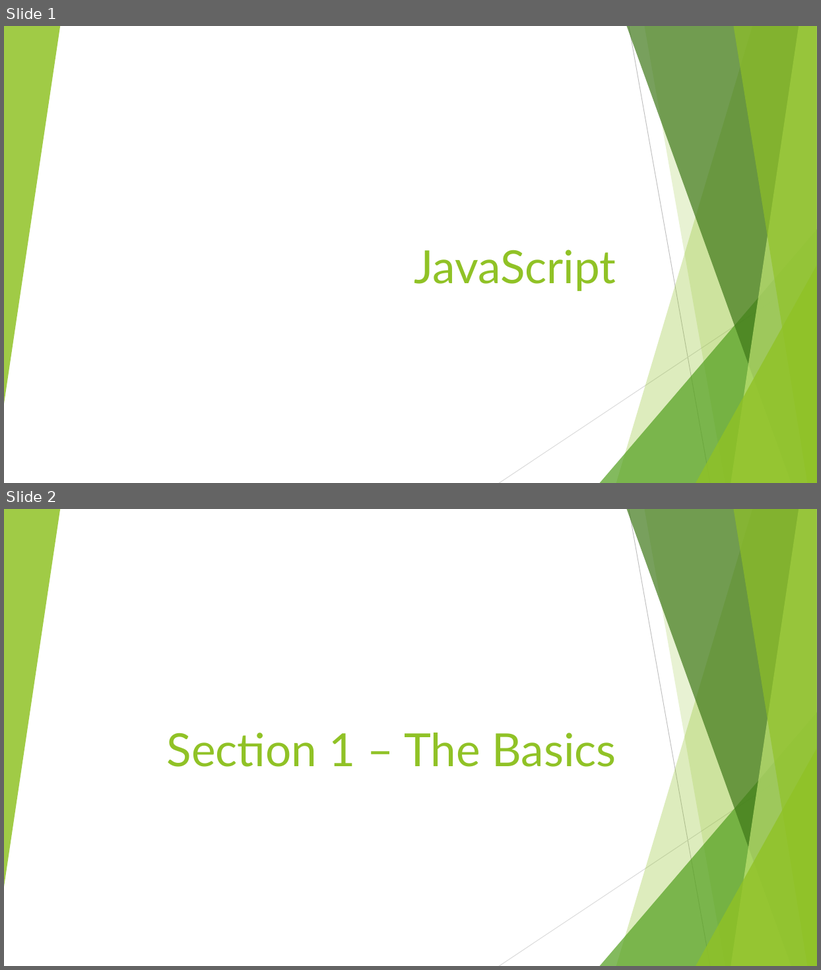
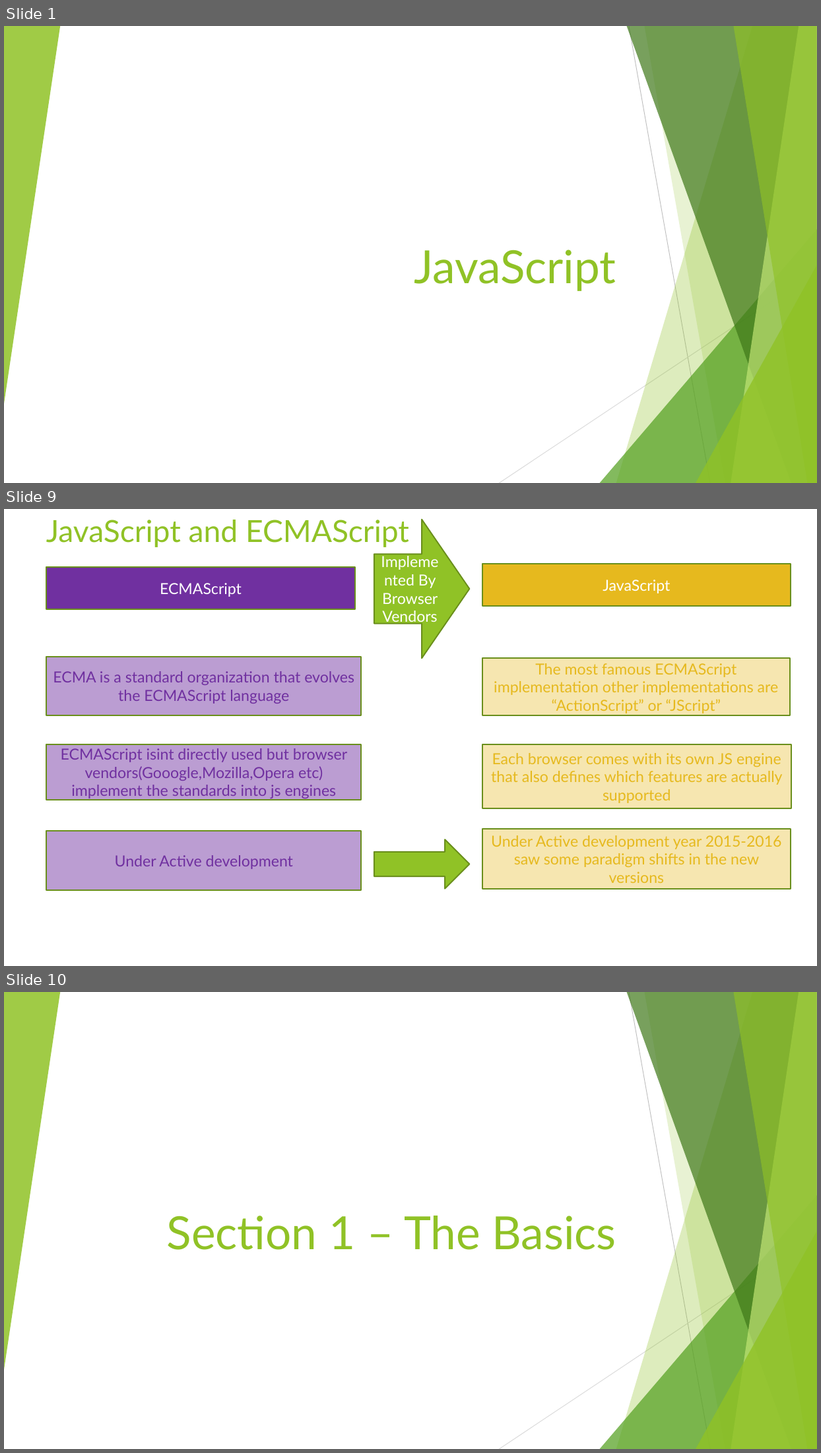
Before and after one commit to rudhrainfogain/JavaScript, a slide deck: PPT/JavaScriptTraining.pptx. Shown one above the other, each under a label of ours: slides 1 and 2 before the commit, slides 1, 9 and 10 after it; the slides between them are not shown. The pictures are 821x970 and 821x1453 pixels, drawn with LibreOffice and Linux fonts; fonts in the diff are those of the drawing. Boxes give left, top, right and bottom in pixels: in the first picture for what was removed or moved away, otherwise in the second. Text is boxed around its words. In the diff, an @@ line names an element or a change of style, - is before the commit and + after.

```diff
--- a/PPT/JavaScriptTraining.pptx
+++ b/PPT/JavaScriptTraining.pptx
@@ slide 9 added at box(4, 509, 817, 966), background #FFFFFF @@
@@ title added at box(46, 520, 409, 547), 36 pt, text #90C226 @@
+JavaScript and ECMAScript
@@ right arrow added at box(374, 520, 469, 658), fill #90C226, outline #6B901C 1.5 pt, 18 pt, text #FFFFFF @@
+Implemented By Browser Vendors
@@ rectangle added at box(47, 567, 355, 609), fill #7030A0, outline #6B901C 1.5 pt, 18 pt, text #FFFFFF @@
+ECMAScript
@@ rectangle added at box(482, 564, 791, 606), fill #E6B91E, outline #6B901C 1.5 pt, 18 pt, text #FFFFFF @@
+JavaScript
@@ rectangle added at box(47, 657, 362, 716), fill #7030A0 at 47% opacity, outline #6B901C 1.5 pt, 18 pt, text #7030A0 @@
+ECMA is a standard organization that evolves the ECMAScript language
@@ rectangle added at box(482, 658, 790, 716), fill #F0D578 at 58% opacity, outline #6B901C 1.5 pt, 18 pt, text #E6B91E @@
+The most famous ECMAScript implementation other implementations are “ActionScript” or “JScript”
@@ rectangle added at box(47, 745, 362, 800), fill #7030A0 at 47% opacity, outline #6B901C 1.5 pt, 18 pt, text #7030A0 @@
+ECMAScript isint directly used but browser vendors(Gooogle,Mozilla,Opera etc) implement the standards into js engines
@@ rectangle added at box(482, 745, 791, 809), fill #F0D578 at 58% opacity, outline #6B901C 1.5 pt, 18 pt, text #E6B91E @@
+Each browser comes with its own JS engine that also defines which features are actually supported
@@ rectangle added at box(47, 831, 362, 891), fill #7030A0 at 47% opacity, outline #6B901C 1.5 pt, 18 pt, text #7030A0 @@
+Under Active development
@@ right arrow added at box(374, 840, 469, 889), fill #90C226, outline #6B901C 1.5 pt @@
@@ rectangle added at box(482, 829, 791, 889), fill #F0D578 at 58% opacity, outline #6B901C 1.5 pt, 18 pt, text #E6B91E @@
+Under Active development year 2015-2016 saw some paradigm shifts in the new versions
@@ what was slide 2 is now slide 10 @@
```
Also in this commit, not shown: 14 other slides added, 2 other files.
